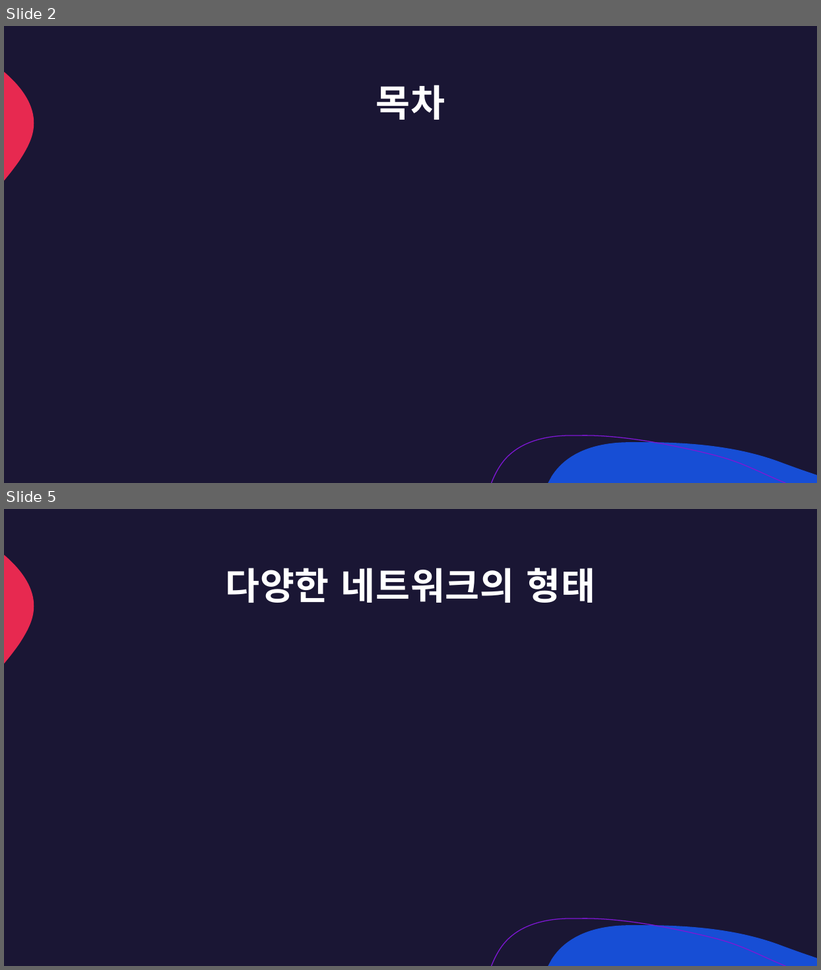
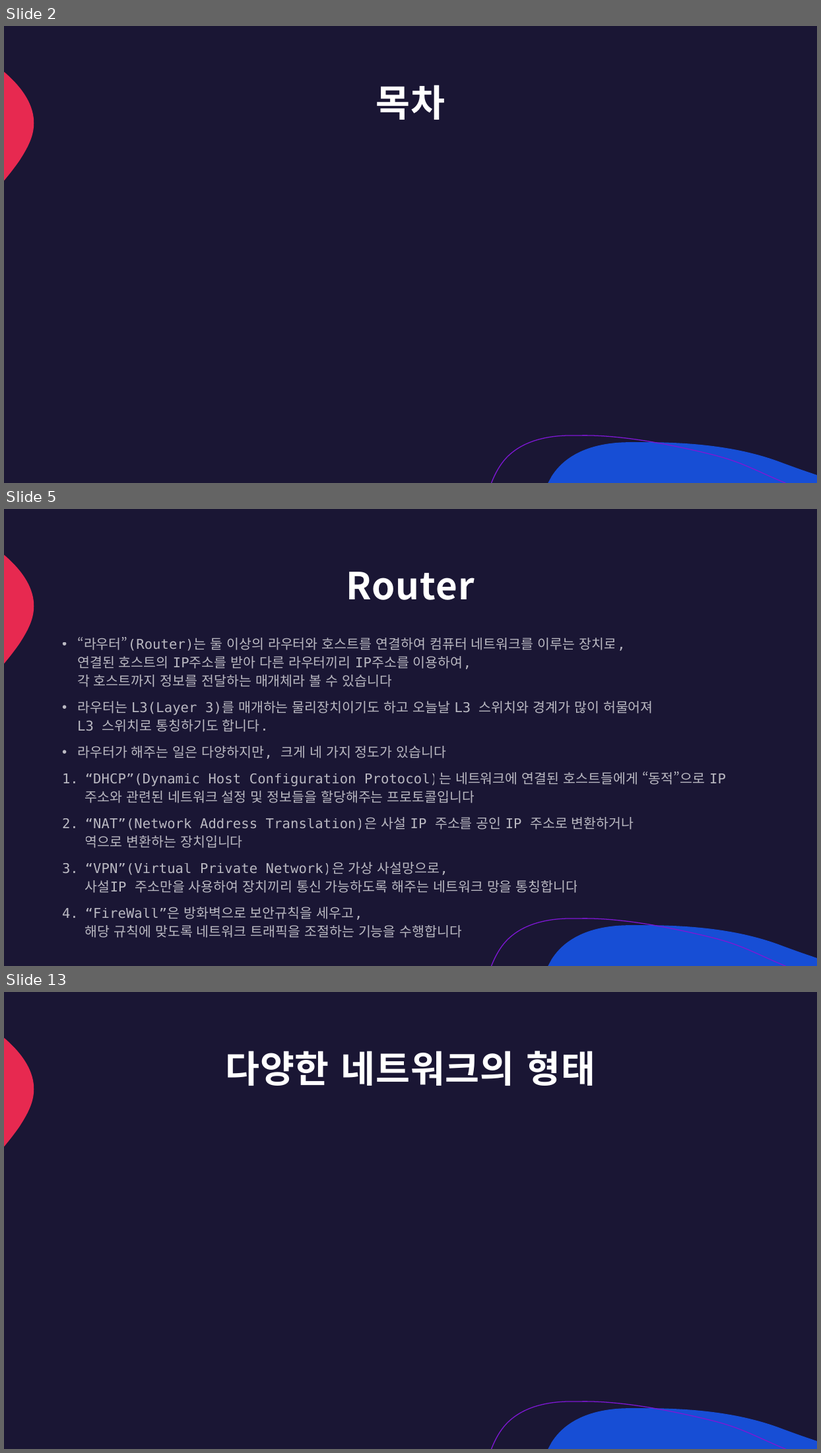
Before and after one commit to lumen4723/2024_network, a slide deck: 1.pptx. Shown one above the other, each under a label of ours: slides 2 and 5 before the commit, slides 2, 5 and 13 after it; the slides between them are not shown. The pictures are 821x970 and 821x1453 pixels, drawn with LibreOffice and Linux fonts; fonts in the diff are those of the drawing. Boxes give left, top, right and bottom in pixels: in the first picture for what was removed or moved away, otherwise in the second. Text is boxed around its words. In the diff, an @@ line names an element or a change of style, - is before the commit and + after.

```diff
--- a/1.pptx
+++ b/1.pptx
@@ slide 5 added at bbox=[4, 509, 817, 966], background #1A1634; not listed: 3 template elements that a slide beside it also shows @@
@@ title added at bbox=[347, 572, 475, 600], 44 pt, text #FFFFFF, bold @@
+Router
@@ text added at bbox=[77, 637, 705, 938], 16 pt, text #FFFFFF at 70% opacity @@
+• “라우터”(Router)는 둘 이상의 라우터와 호스트를 연결하여 컴퓨터 네트워크를 이루는 장치로,
+  연결된 호스트의 IP주소를 받아 다른 라우터끼리 IP주소를 이용하여,
+  각 호스트까지 정보를 전달하는 매개체라 볼 수 있습니다
+• 라우터는 L3(Layer 3)를 매개하는 물리장치이기도 하고 오늘날 L3 스위치와 경계가 많이 허물어져
+  L3 스위치로 통칭하기도 합니다.
+• 라우터가 해주는 일은 다양하지만, 크게 네 가지 정도가 있습니다
+1. “DHCP”(Dynamic Host Configuration Protocol)는 네트워크에 연결된 호스트들에게 “동적”으로 IP주소와 관련된 네트워크 설정 및 정보들을 할당해주는 프로토콜입니다
+2. “NAT”(Network Address Translation)은 사설 IP 주소를 공인 IP 주소로 변환하거나
+   역으로 변환하는 장치입니다
+3. “VPN”(Virtual Private Network)은 가상 사설망으로,
+   사설IP 주소만을 사용하여 장치끼리 통신 가능하도록 해주는 네트워크 망을 통칭합니다
+4. “FireWall”은 방화벽으로 보안규칙을 세우고,
+   해당 규칙에 맞도록 네트워크 트래픽을 조절하는 기능을 수행합니다
@@ what was slide 5 is now slide 13 @@
```
Also in this commit, not shown: 1 slide changed, 25 other slides added, 1 slide removed, 2 other files.
